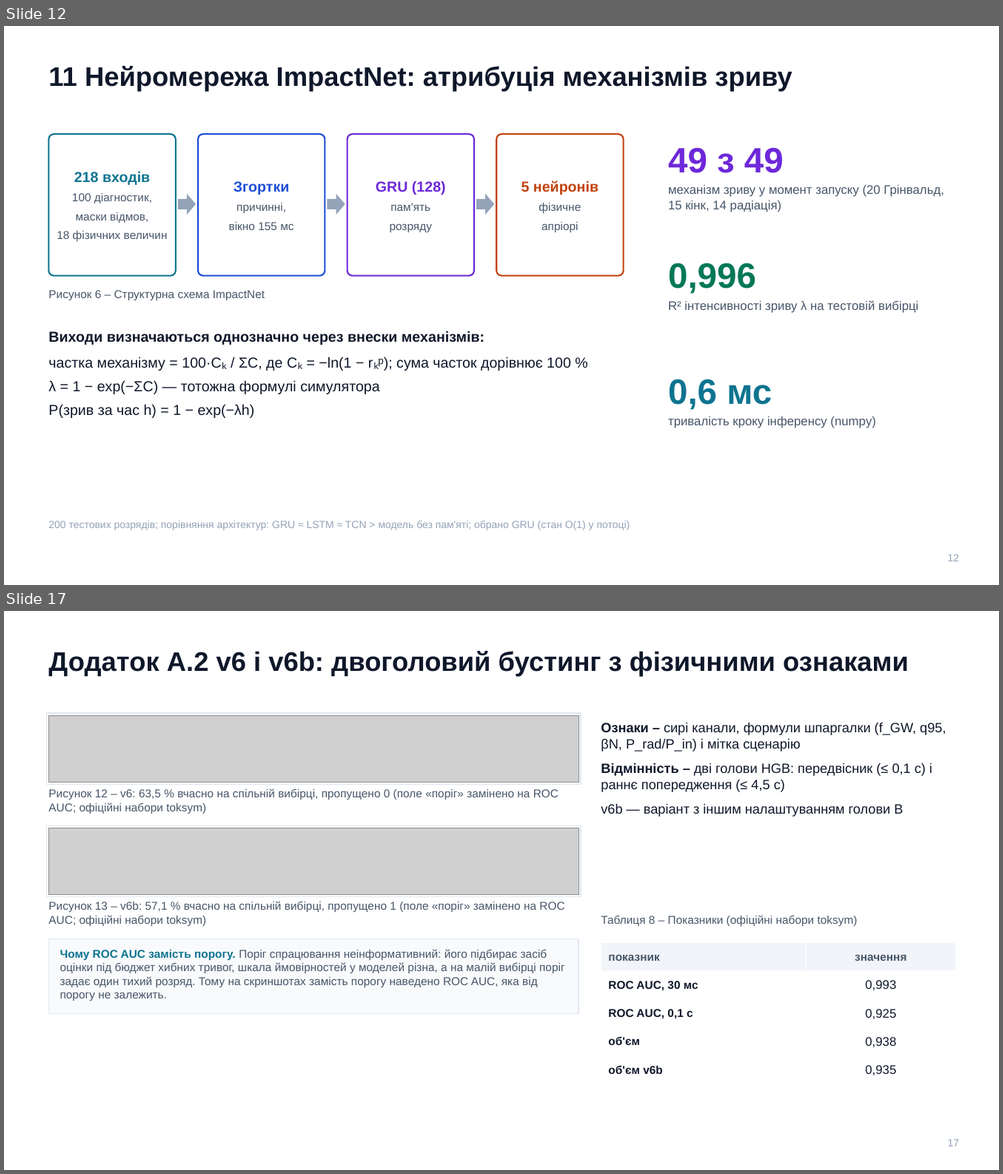
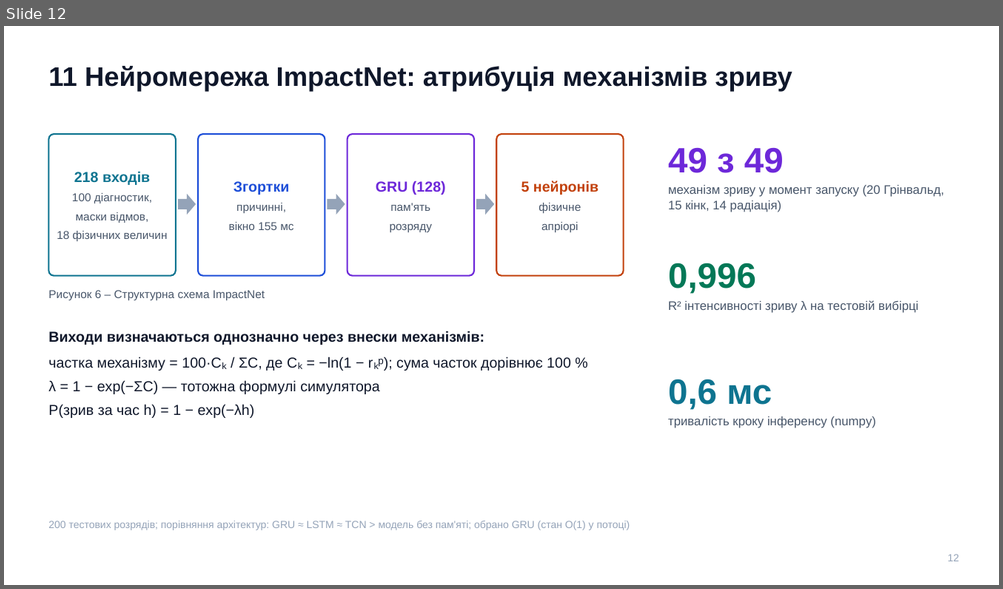
Before and after one commit to llllenah/plasma-disruption-prediction, a slide deck: docs/presentation.pptx. Shown one above the other, each under a label of ours: slides 12 and 17 before the commit, slide 12 after it; the slides between them are not shown. The pictures are 1003x1174 and 1003x589 pixels, drawn with LibreOffice and Linux fonts; fonts in the diff are those of the drawing; grey boxes stand for pictures. Boxes give left, top, right and bottom in pixels: in the first picture for what was removed or moved away, otherwise in the second. Text is boxed around its words. In the diff, an @@ line names an element or a change of style, - is before the commit and + after.

Commit message:
Deck: one slide for all tried models, transfer to the fusion-sim engine
Appendix model cards replaced by a single screenshot grid; new section on the
200-discharge fusion-sim run (alarm ROC AUC 0.902 at 0.1 s without retraining,
ImpactNet 34 / 49 with kink saturating to Greenwald). Run summary in results/.

```diff
--- a/docs/presentation.pptx
+++ b/docs/presentation.pptx
@@ slide 17 removed at (4,611,999,1170), background #FFFFFF @@
@@ text removed at (48,651,908,677) @@
-Додаток А.2 v6 і v6b: двоголовий бустинг з фізичними ознаками
@@ rectangle removed at (46,713,580,784) @@
@@ picture removed at (48,715,578,782) @@
@@ text removed at (600,722,945,817) @@
-Ознаки – сирі канали, формули шпаргалки (f_GW, q95, βN, P_rad/P_in) і мітка сценарію
-Відмінність – дві голови HGB: передвісник (≤ 0,1 с) і раннє попередження (≤ 4,5 с)
-v6b — варіант з іншим налаштуванням голови B
@@ text removed at (48,789,558,814) @@
-Рисунок 12 – v6: 63,5 % вчасно на спільній вибірці, пропущено 0 (поле «поріг» замінено на ROC AUC; офіційні набори toksym)
@@ rectangle removed at (46,826,580,897) @@
@@ picture removed at (48,828,578,894) @@
@@ text removed at (48,901,564,926) @@
-Рисунок 13 – v6b: 57,1 % вчасно на спільній вибірці, пропущено 1 (поле «поріг» замінено на ROC AUC; офіційні набори toksym)
@@ text removed at (600,915,857,926) @@
-Таблиця 8 – Показники (офіційні набори toksym)
@@ rectangle removed at (48,940,578,1014) @@
@@ table removed at (601,943,956,1085), 5 rows, 2 columns @@
-показник | значення
-ROC AUC, 30 мс | 0,993
-ROC AUC, 0,1 с | 0,925
-об'єм | 0,938
-об'єм v6b | 0,935
@@ text removed at (60,949,565,1001) @@
-Чому ROC AUC замість порогу. Поріг спрацювання неінформативний: його підбирає засіб оцінки під бюджет хибних тривог, шкала ймовірностей у моделей різна, а на малій вибірці поріг задає один тихий розряд. Тому на скриншотах замість порогу наведено ROC AUC, яка від порогу не залежить.
@@ text removed at (948,1139,959,1147) @@
-17
```
Also in this commit, not shown: 4 slides changed, 2 slides added, 7 other slides removed, 6 other files.
